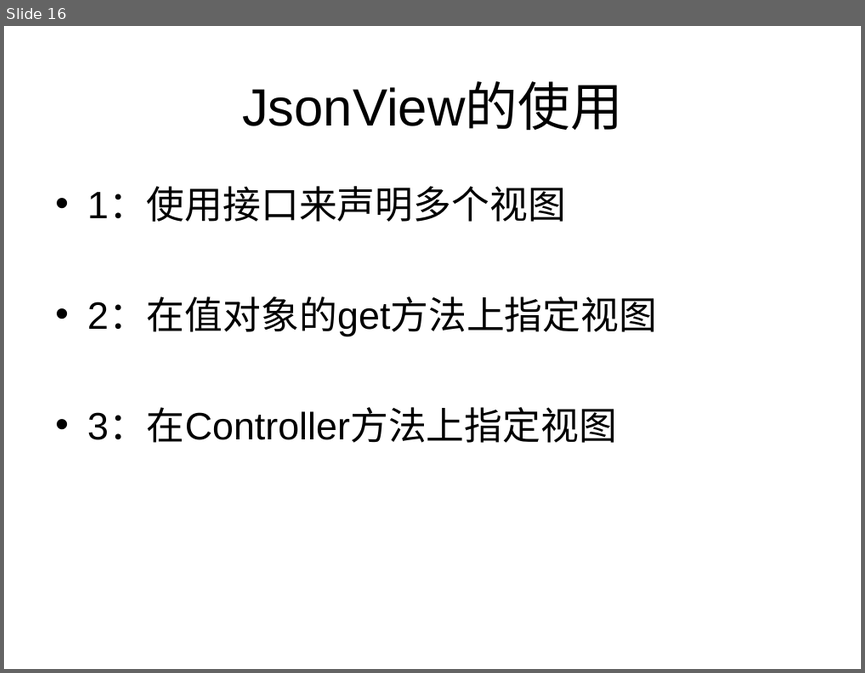
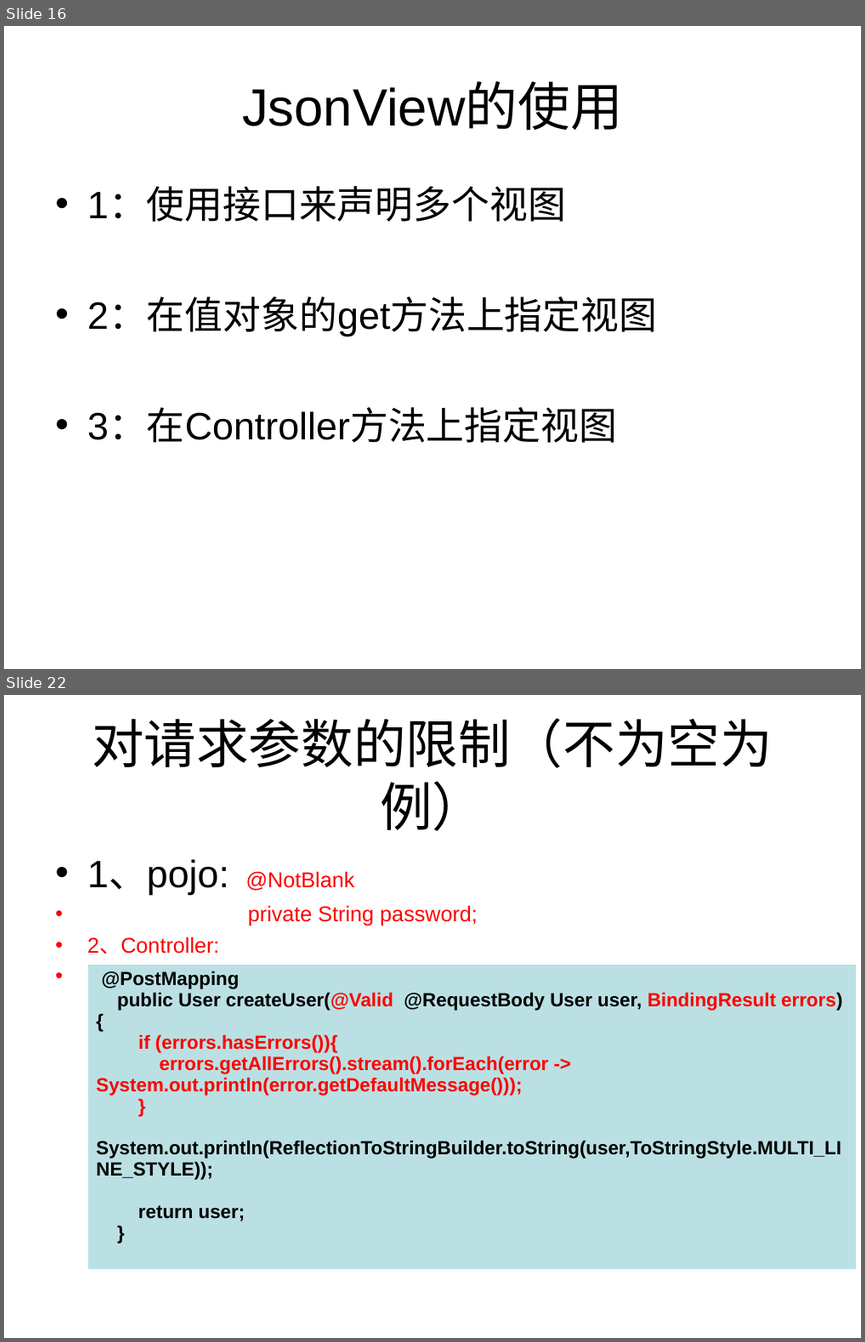
Before and after one commit to HangStarLi/Spring-Security, a slide deck: SpringSecurity.ppt. Shown one above the other, each under a label of ours: slide 16 before the commit, slides 16 and 22 after it; the slides between them are not shown. The pictures are 865x673 and 865x1342 pixels, drawn with LibreOffice and Linux fonts; fonts in the diff are those of the drawing. Boxes give left, top, right and bottom in pixels: in the first picture for what was removed or moved away, otherwise in the second. Text is boxed around its words. In the diff, an @@ line names an element or a change of style, - is before the commit and + after.

```diff
--- a/SpringSecurity.ppt
+++ b/SpringSecurity.ppt
@@ slide 22 added at [4,695,861,1338], background #FFFFFF @@
@@ title added at [92,718,772,831], 44 pt, text #000000 @@
+对请求参数的限制（不为空为例）
@@ text added at [87,859,477,953], 18 pt, text #FF0000 @@
+• 1、pojo: @NotBlank
+• private String password;
+• 2、Controller:
@@ table added at [88,964,857,1270], 1 rows, 1 columns @@
+@PostMapping / public User createUser(@Valid @RequestBody User user, BindingResult errors){ / if (errors.hasErrors()){ / errors.getAllErrors().stream().forEach(error -> System.out.println(error.getDefaultMessage())); / } / System.out.println(ReflectionToStringBuilder.toString(user,ToStringStyle.MULTI_LINE_STYLE)); / return user; / }
```
Also in this commit, not shown: 1 slide changed, 3 other slides added, 6 other files.
